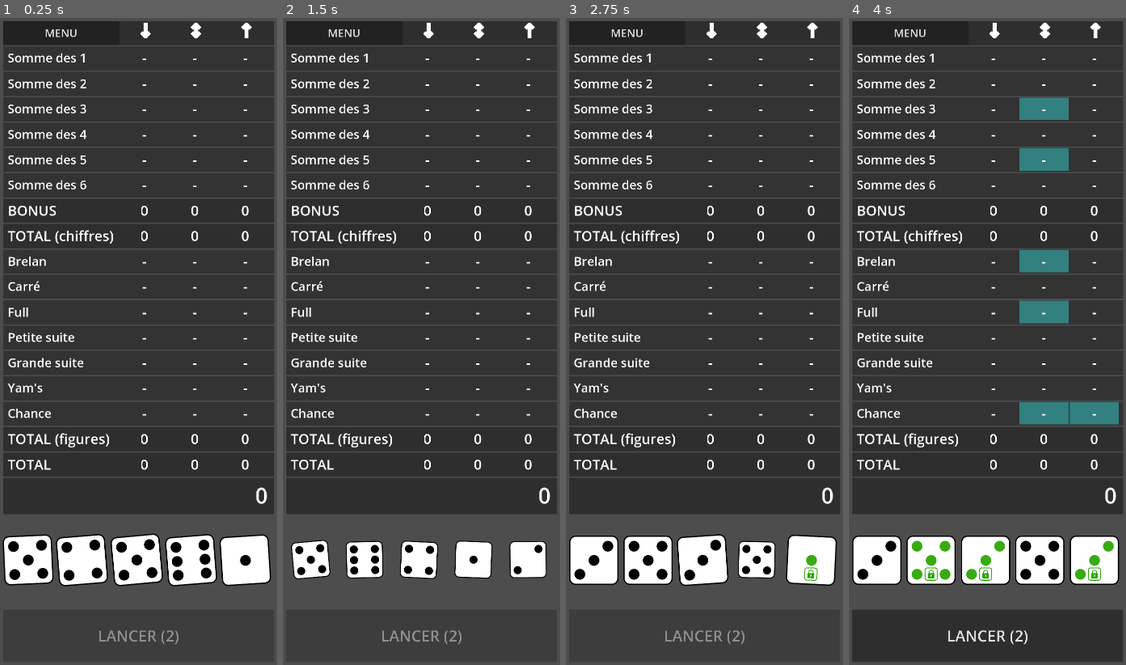
Above: before the commit, frames 1-4 (left to right).
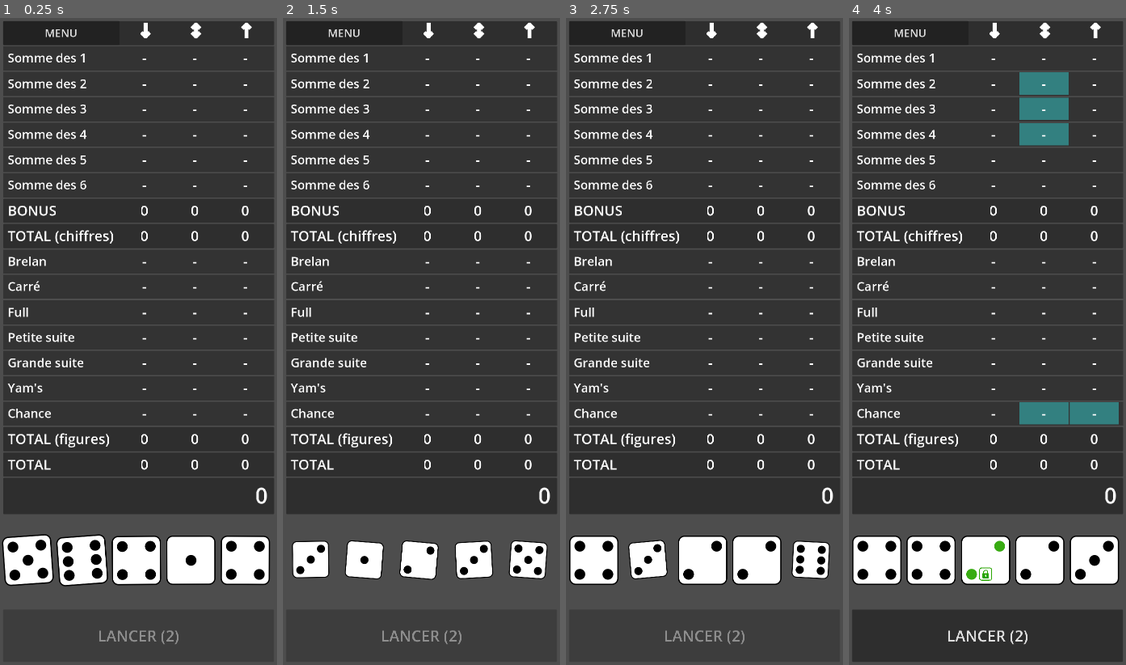
Above: after the commit, the same moments.

Repository: MicCode/yamsatro
Game: Godot game, scene res://main/main.tscn
Same seed, same stepped clock (60 frames per second), same inputs: the game is played once before the commit and once after it.
Inputs (mouse positions are in pixels of both pictures, inside the frame that each line leads up to):
- Up to frame 1 (0.25 s): no input
- Up to frame 2 (1.5 s): click "MENU" at 0.5 s; click (313, 561) at 1.25 s
- Up to frame 3 (2.75 s): click (812, 561) at 2.02 s
- Up to frame 4 (4 s): click (932, 561) at 2.77 s; click (987, 561) at 3.5 s

The runs differ from the first frame. In frame 1, 1.9% of the frame differs, in the area x 0-98%, y 79-88%; in frame 2, 1.2%; in frame 3, 3.1%; in frame 4, 4.1%, in the area x 2-96%, y 8-87%.

Commit message:
feat: Improved SFX + created a dedicated SFX & music player

Diff:
--- /dev/null
+++ b/globals/SoundPlayer.gd
@@ -0,0 +1,101 @@
+extends Node
+
+const SFX_BASE_PATH := "res://assets/sounds/"
+const MUSIC_BASE_PATH := "res://assets/musics/"
+const MAX_SFX_PLAYERS := 16
+
+var music_player: AudioStreamPlayer
+var sfx_players := [] # Liste des AudioStreamPlayer actifs pour les SFX
+var sfx_cache := {} # Dictionary<String, AudioStream> cache des sons SFX
+var music_cache := {} # Cache pour la musique, si besoin
+
+func _ready():
+	music_player = AudioStreamPlayer.new()
+	add_child(music_player)
+	music_player.name = "MusicPlayer"
+	music_player.set_autoplay(false)
+
+func _load_sfx_stream(file_name: String) -> AudioStream:
+	if sfx_cache.has(file_name):
+		return sfx_cache[file_name]
+
+	var path = SFX_BASE_PATH + file_name
+	var stream = load(path)
+	if stream is AudioStream:
+		sfx_cache[file_name] = stream
+		return stream
+	push_error("Fichier SFX introuvable : " + path)
+	return null
+
+func _load_music_stream(file_name: String) -> AudioStream:
+	if music_cache.has(file_name):
+		return music_cache[file_name]
+
+	var path = MUSIC_BASE_PATH + file_name
+	var stream = load(path)
+	if stream is AudioStream:
+		music_cache[file_name] = stream
+		return stream
+	push_error("Fichier musique introuvable : " + path)
+	return null
+
+func play_sfx(file_name: String, options: Dictionary = {
+	pitch = 1.0,
+	pitch_variation = 0.0,
+	volume = 0.0,
+	start_delay_ms = 0.0,
+	start_delay_variation_ms = 0.0
+}):
+	var pitch: float = options.get("pitch", 1.0)
+	var pitch_variation: float = options.get("pitch_variation", 0.0)
+	var volume: float = options.get("volume", 0.0)
+	var start_delay_ms: float = options.get("start_delay_ms", 0.0)
+	var start_delay_variation_ms: float = options.get("start_delay_variation_ms", 0.0)
+
+	var stream = _load_sfx_stream(file_name)
+	if stream == null:
+		return
+
+	if sfx_players.size() >= MAX_SFX_PLAYERS:
+		var oldest_player = sfx_players.pop_front()
+		if is_instance_valid(oldest_player):
+			oldest_player.queue_free()
+
+	var player = AudioStreamPlayer.new()
+	player.stream = stream
+	player.volume_db = volume
+	player.pitch_scale = randf_range(pitch - pitch_variation, pitch + pitch_variation)
+	player.name = "SFX_" + str(Time.get_ticks_msec())
+	player.finished.connect(_on_sfx_finished.bind(player))
+
+	add_child(player)
+	sfx_players.append(player)
+	if start_delay_ms + start_delay_variation_ms > 0:
+		await get_tree().create_timer(max(0.01, start_delay_ms + randf_range(0.0, start_delay_variation_ms) ) / 1000.0).timeout
+	player.play()
+
+func _on_sfx_timer_timeout(timer: Timer, player: AudioStreamPlayer):
+	if is_instance_valid(player):
+		player.play()
+	if is_instance_valid(timer):
+		timer.queue_free()
+
+func _on_sfx_finished(player: AudioStreamPlayer):
+	if sfx_players.has(player):
+		sfx_players.erase(player)
+	if is_instance_valid(player):
+		player.queue_free()
+
+func play_music(file_name: String, volume: float = 0.0, loop: bool = true):
+	var stream = _load_music_stream(file_name)
+	if stream == null:
+		return
+
+	music_player.stop()
+	music_player.stream = stream
+	music_player.volume_db = volume
+	music_player.loop = loop
+	music_player.play()
+
+func stop_music():
+	music_player.stop()
--- /dev/null
+++ b/globals/Sounds.gd
@@ -0,0 +1,14 @@
+extends Node
+
+func click():
+	SoundPlayer.play_sfx("rolls/roll-stop-6.wav", { pitch = 1.0, pitch_variation = 0.05 })
+
+func roll():
+	SoundPlayer.play_sfx(_one_of("rolls/roll", 3), { pitch = 0.7, pitch_variation = 0.2, start_delay_variation_ms = 500.0 })
+
+func finish_roll():
+	SoundPlayer.play_sfx(_one_of("rolls/roll-stop", 6), { pitch = 0.8, pitch_variation = 0.1 })
+
+
+func _one_of(base_name: String, n: int) -> String:
+	return base_name + "-" + str(randi_range(1, n)) + ".wav"
--- a/main/main.gd
+++ b/main/main.gd
@@ -28,6 +28,7 @@
 		%RollButton.disabled = true
 
 func _on_roll_button_pressed():
+	Sounds.click()
 	%DiceTray.roll_all()
 
 func _on_score_changed():
@@ -53,4 +54,5 @@
 	%MenuOverlay.hide()
 
 func _on_menu_button_pressed() -> void:
+	Sounds.click()
 	show_menu()
--- a/project.godot
+++ b/project.godot
@@ -24,6 +24,8 @@
 Scores="*res://globals/Scores.gd"
 GameRules="*res://globals/GameRules.gd"
 GUITheme="*res://globals/GUITheme.gd"
+SoundPlayer="*res://globals/SoundPlayer.gd"
+Sounds="*res://globals/Sounds.gd"
 
 [display]
 
--- a/scenes/DiceTray.tscn
+++ b/scenes/DiceTray.tscn
@@ -1,7 +1,7 @@
 [gd_scene load_steps=3 format=3 uid="uid://bjejhuy3nuap6"]
 
 [ext_resource type="Script" uid="uid://bhu7d6pbys4ne" path="res://scenes/DiceTray.gd" id="1_qqici"]
-[ext_resource type="PackedScene" uid="uid://buvhajfabvs81" path="res://scenes/Die.tscn" id="2_ds6xh"]
+[ext_resource type="PackedScene" uid="uid://buvhajfabvs81" path="res://scenes/die.tscn" id="2_ds6xh"]
 
 [node name="DiceTray" type="HBoxContainer"]
 custom_minimum_size = Vector2(880, 170)
--- a/scenes/die.gd
+++ b/scenes/die.gd
@@ -30,11 +30,10 @@
 	rolling = true
 	disabled = true
 	scale = Vector2(0.75, 0.75)
+	Sounds.roll()
 	var roll_count = (randi() % 5) + 5
 	for i in roll_count:
 		set_face(Game.all_dice_faces[randi() % Game.all_dice_faces.size()])
-		%hit.pitch_scale = randf_range(1.5, 1.7)
-		%hit.play()
 		rotation = randf_range(-0.1, 0.1)
 		await get_tree().create_timer(randf() / (10.0 / (i + 1.0))).timeout
 
@@ -43,13 +42,11 @@
 	rolling = false
 	change_visual_state()
 	finished_rolling.emit()
-	%hit.pitch_scale = 1.8
-	%hit.play()
+	Sounds.finish_roll()
 	scale = Vector2(1, 1)
 
 func toggle_lock():
-	%click.pitch_scale = randf_range(0.9, 1.1)
-	%click.play()
+	Sounds.click()
 	set_lock(!locked)
 
 func set_lock(new_lock: bool):
--- a/scenes/die.tscn
+++ b/scenes/die.tscn
@@ -1,9 +1,7 @@
-[gd_scene load_steps=14 format=3 uid="uid://buvhajfabvs81"]
+[gd_scene load_steps=12 format=3 uid="uid://buvhajfabvs81"]
 
 [ext_resource type="Script" uid="uid://cw0i1yb5cx57s" path="res://scenes/Die.gd" id="1_kw4wr"]
 [ext_resource type="Texture2D" uid="uid://dndgsvqtiibxr" path="res://assets/locked.png" id="2_cew8t"]
-[ext_resource type="AudioStream" uid="uid://diqcin5ypcri1" path="res://assets/hit.wav" id="5_ya8ws"]
-[ext_resource type="AudioStream" uid="uid://cxxugr807tfo" path="res://assets/click.wav" id="6_irgc1"]
 
 [sub_resource type="StyleBoxFlat" id="StyleBoxFlat_77e4n"]
 bg_color = Color(1, 1, 1, 1)
@@ -182,16 +180,5 @@
 mouse_filter = 2
 theme_override_styles/panel = SubResource("StyleBoxTexture_cew8t")
 
-[node name="hit" type="AudioStreamPlayer" parent="."]
-unique_name_in_owner = true
-stream = ExtResource("5_ya8ws")
-volume_db = -12.18
-pitch_scale = 1.86
-
-[node name="click" type="AudioStreamPlayer" parent="."]
-unique_name_in_owner = true
-stream = ExtResource("6_irgc1")
-volume_db = -6.0
-
 [connection signal="mouse_entered" from="Background" to="." method="_on_mouse_entered"]
 [connection signal="mouse_exited" from="Background" to="." method="_on_mouse_exited"]
--- a/ui/menu/MenuOverlay.gd
+++ b/ui/menu/MenuOverlay.gd
@@ -49,9 +49,11 @@
 		%GamesNumberLabel.text = "partie jouée"
 
 func _on_restart_button_pressed() -> void:
+	Sounds.click()
 	new_game_pressed.emit()
 
 func _on_hide_menu_button_pressed() -> void:
+	Sounds.click()
 	hide_menu_pressed.emit()
 
 
Not shown, changed: assets/sounds/click.wav.import
Not shown, added: assets/sounds/rolls/roll-1.wav.import
Not shown, changed: assets/sounds/rolls/roll-2.wav.import
Not shown, changed: assets/sounds/rolls/roll-3.wav.import
Not shown, added: assets/sounds/rolls/roll-stop-1.wav.import
Not shown, added: assets/sounds/rolls/roll-stop-2.wav.import
Not shown, added: assets/sounds/rolls/roll-stop-3.wav.import
Not shown, added: assets/sounds/rolls/roll-stop-4.wav.import
Not shown, added: assets/sounds/rolls/roll-stop-5.wav.import
Not shown, added: assets/sounds/rolls/roll-stop-6.wav.import
Not shown, added: globals/SoundPlayer.gd.uid
Not shown, added: globals/Sounds.gd.uid
(and 14 more such lines)
